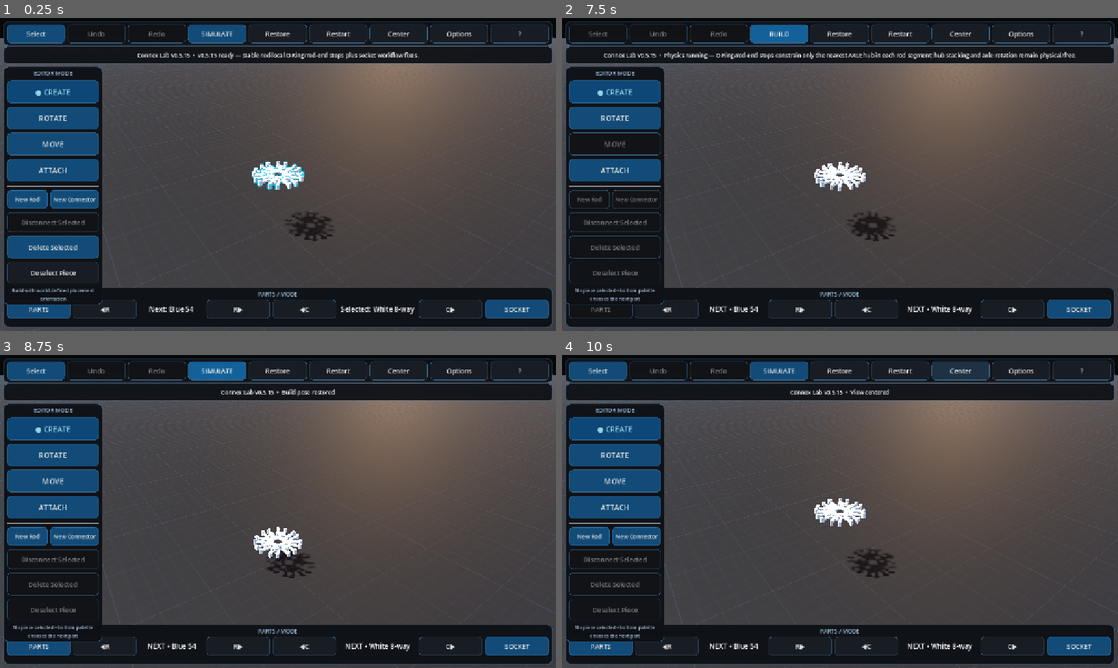
Above: before the commit, frames 1-4 (two rows, left to right).
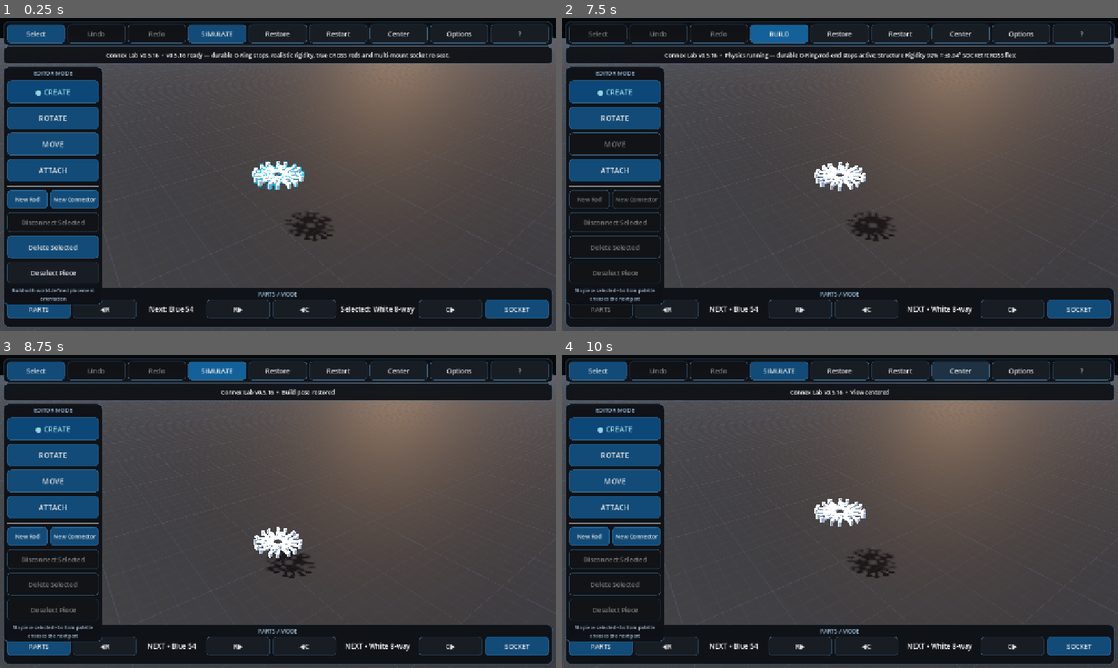
Above: after the commit, the same moments.

Repository: pixel375/connex
Game: Godot game, scene res://Main.tscn
Same seed, same stepped clock (60 frames per second), same inputs: the game is played once before the commit and once after it.
Inputs:
- Up to frame 1 (0.25 s): no input
- Up to frame 2 (7.5 s): click "Restart" at 0.5 s; click "Restart" at 1.25 s; click "Restart" at 2 s; click "New Rod" at 2.75 s; click "● New Rod" at 3.5 s; click "New Rod" at 4.25 s; click "● New Rod" at 5 s; click "Select" at 5.75 s; click "SELECT…" at 6.5 s; click "SIMULATE" at 7.25 s
- Up to frame 3 (8.75 s): click "BUILD" at 8 s
- Up to frame 4 (10 s): click "Restore" at 8.75 s; click "Center" at 9.5 s

The runs differ from the first frame. In frame 1, 0.7% of the frame differs, in the area x 19-81%, y 10-14%; in frame 2, 0.9%, in the area x 7-93%, y 10-14%; in frame 3, less than 0.1%; in frame 4, less than 0.1%.

Commit message:
Point Connex Lab at v0.5.16 runtime

Diff:
--- a/Main.tscn
+++ b/Main.tscn
@@ -1,8 +1,8 @@
 [gd_scene load_steps=3 format=3]
 
-; v0.5.15 release candidate runtime: res://scripts/main_v071.gd
-; v0.5.14 O-Ring lineage marker: res://scripts/main_v069.gd
-[ext_resource type="Script" path="res://scripts/main_v071.gd" id="1_main"]
+; v0.5.16 follow-up runtime: res://scripts/main_v072.gd
+; v0.5.15 stable lineage marker: res://scripts/main_v071.gd
+[ext_resource type="Script" path="res://scripts/main_v072.gd" id="1_main"]
 [ext_resource type="Script" path="res://scripts/physics_slider_fix_v052.gd" id="2_physics_fix"]
 
 [node name="Main" type="Node3D"]
